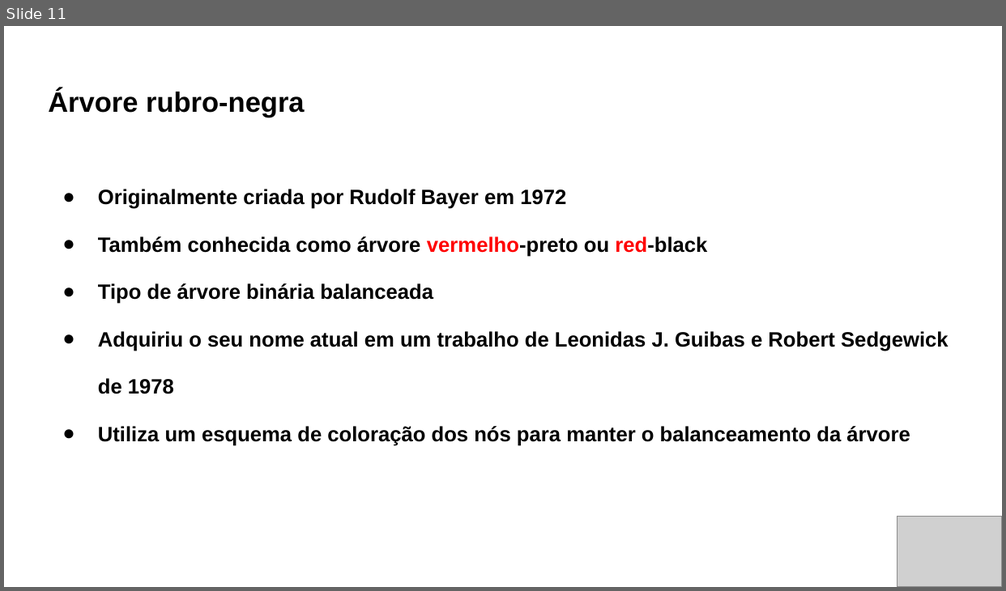
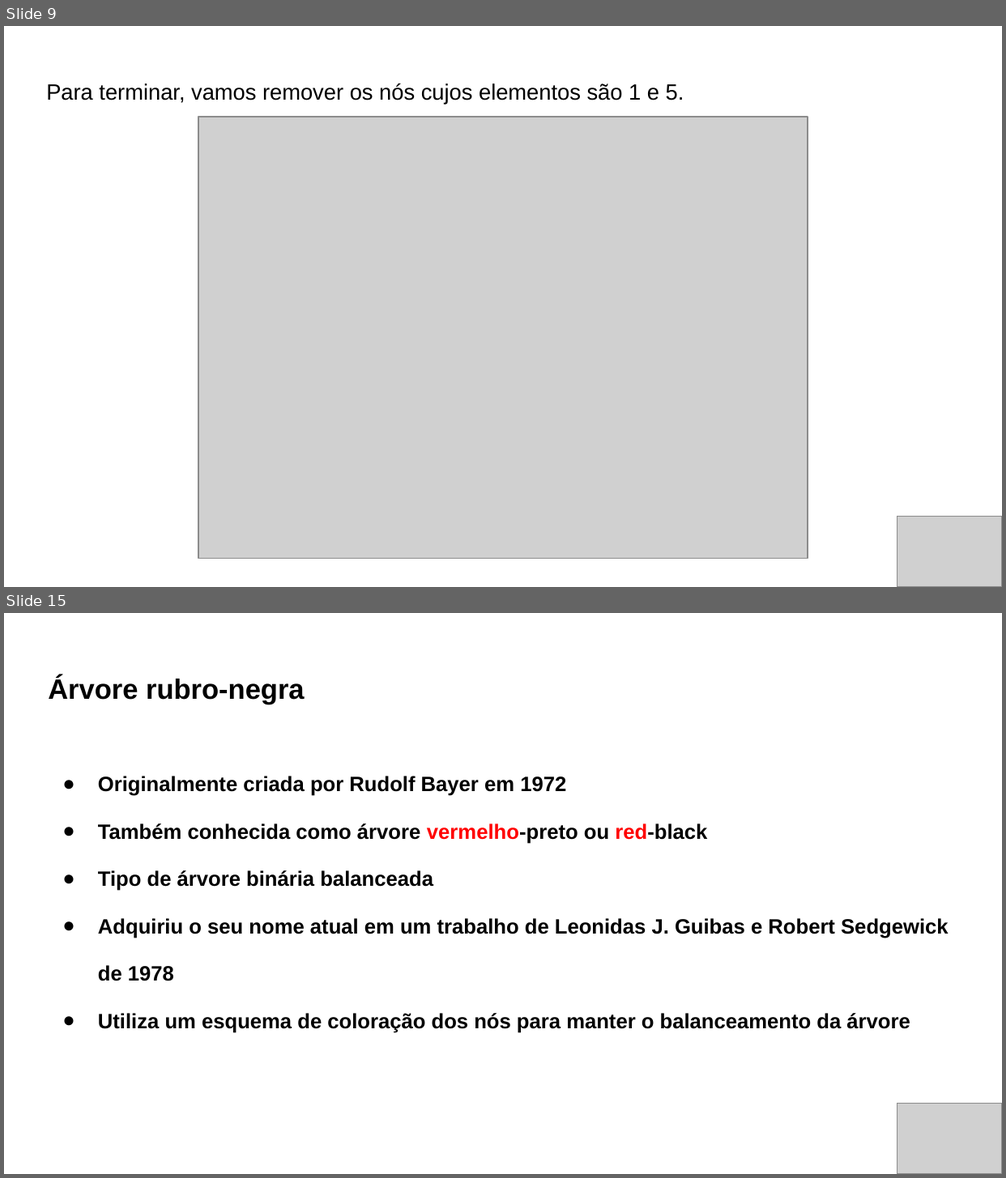
Before and after one commit to Gabrielgermanoo/Huffman, a slide deck: Red_Black/Árvore rubro-negra.pptx. Shown one above the other, each under a label of ours: slide 11 before the commit, slides 9 and 15 after it; the slides between them are not shown. The pictures are 1006x591 and 1006x1178 pixels, drawn with LibreOffice and Linux fonts; fonts in the diff are those of the drawing; grey boxes stand for pictures. Boxes give left, top, right and bottom in pixels: in the first picture for what was removed or moved away, otherwise in the second. Text is boxed around its words. In the diff, an @@ line names an element or a change of style, - is before the commit and + after.

```diff
--- a/Red_Black/Árvore rubro-negra.pptx
+++ b/Red_Black/Árvore rubro-negra.pptx
@@ slide 9 added at [4,26,1002,587], background #FFFFFF @@
@@ text added at [46,84,684,104], 16 pt, text #000000 @@
+Para terminar, vamos remover os nós cujos elementos são 1 e 5.
@@ picture added at [198,117,808,559] @@
@@ picture added at [897,517,1002,587] @@
@@ what was slide 11 is now slide 15 @@
```
Also in this commit, not shown: 6 slides changed, 8 other slides added.
